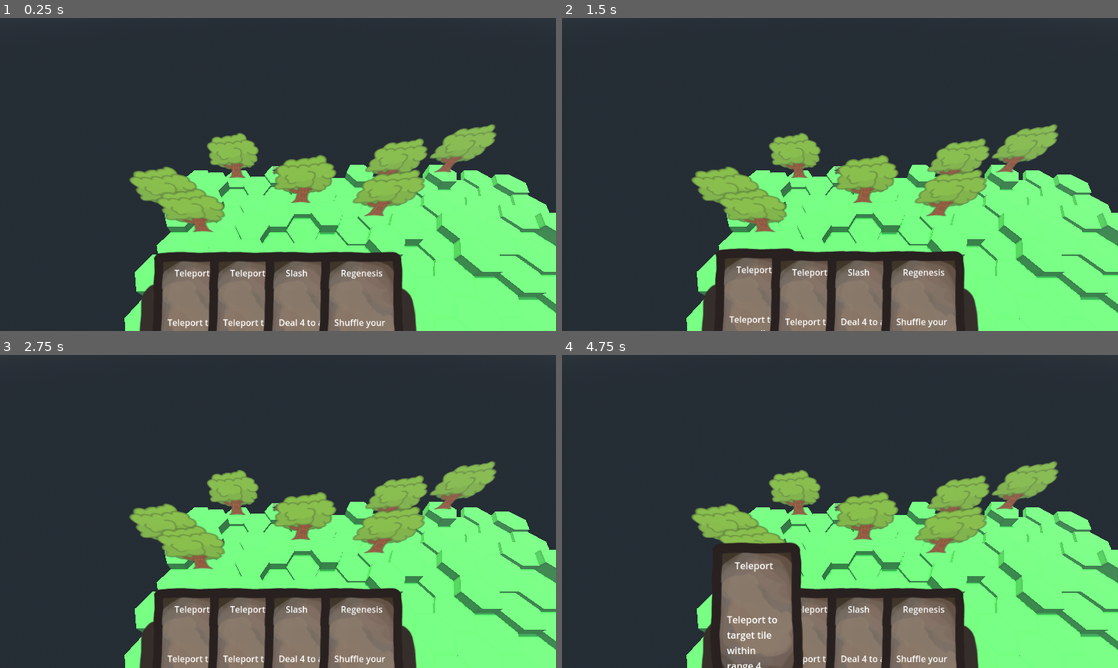
Above: before the commit, frames 1-4 (two rows, left to right).
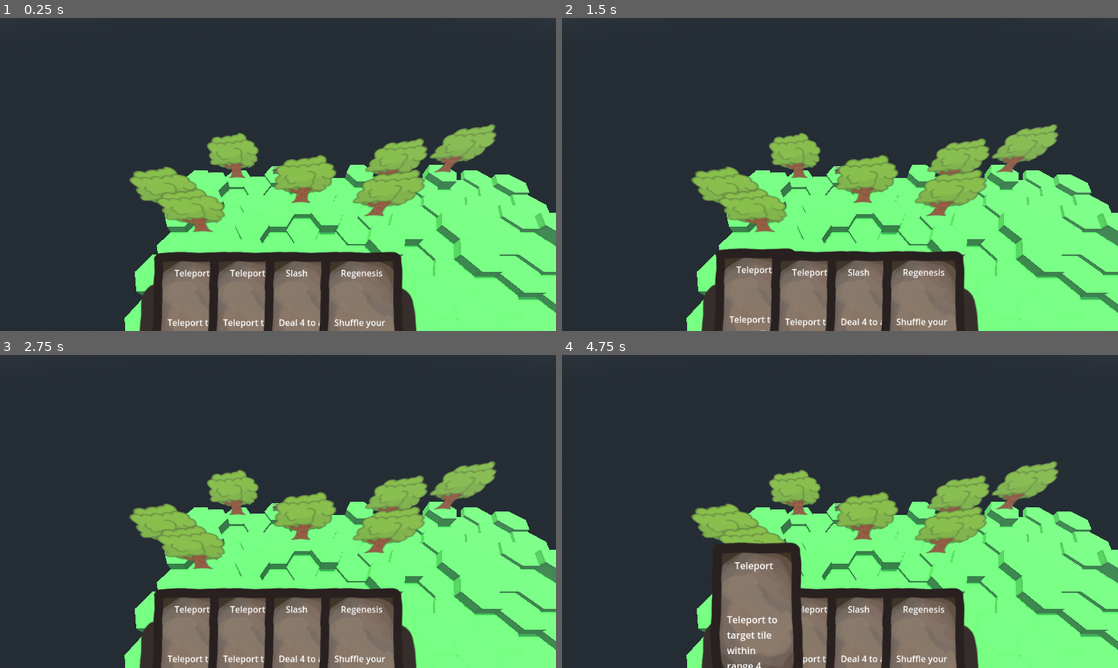
Above: after the commit, the same moments.

Repository: Boyquotes/nomad-realms-expeditions
Game: Godot game, scene res://NREGameContext.tscn
Same seed, same stepped clock (60 frames per second), same inputs: the game is played once before the commit and once after it.
Inputs (mouse positions are in pixels of both pictures, inside the frame that each line leads up to):
- Up to frame 1 (0.25 s): no input
- Up to frame 2 (1.5 s): drag from (840, 136) to (756, 315) at 0.52 s; drag from (728, 190) to (840, 136) at 1.27 s
- Up to frame 3 (2.75 s): tap Enter at 2 s; move the mouse to (333, 442) at 2.02 s; hold Middle mouse button (rotate_camera) from 2.03 s (still down); click (333, 442) at 2.3 s
- Up to frame 4 (4.75 s): release Middle mouse button (rotate_camera) at 2.75 s; tap Space at 2.75, 4.25 s; drag from (812, 574) to (840, 489) at 2.77 s; tap Enter at 3.5 s; move the mouse to (1006, 558) at 3.52 s; click (1006, 558) at 3.6 s; drag from (673, 464) to (756, 652) at 4.27 s

The runs differ from the first frame. In frame 1, less than 0.1% of the frame differs, in the area x 24-96%, y 54-97%; in frame 2, less than 0.1%; in frame 3, less than 0.1%; in frame 4, less than 0.1%.

Commit message:
Working Teleport card WOOHOO
YEEEEEEEEEEEE

Diff:
--- a/CameraPivot.gd
+++ b/CameraPivot.gd
@@ -1,6 +1,6 @@
 extends Marker3D
 
-@export var lerpSpeed: = 0.5
+@export var lerpSpeed: = .8
 
 @onready var nomad: Node3D = $"../Actors/Nomad"
 @onready var camera_target: Node3D = $"../Actors/Nomad/CameraTargetPivot/CameraTarget"
@@ -14,4 +14,5 @@
 	var target_pos: Vector3 = camera_target.global_position
 	position = position + (target_pos - position) * lerpSpeed
 
-	self.look_at(nomad.position, Vector3.UP)
+#	look_at(nomad.position, Vector3.UP)
+	rotation = Quaternion(basis).slerp(Quaternion(camera_target.global_transform.basis), .9).get_euler()
--- a/NREGameContext.tscn
+++ b/NREGameContext.tscn
@@ -1,9 +1,9 @@
-[gd_scene load_steps=12 format=3 uid="uid://dvddrb7wicypc"]
+[gd_scene load_steps=12 format=3 uid="uid://c0ccy8ngiejfv"]
 
 [ext_resource type="PackedScene" path="res://GameVisuals/GameVisuals.tscn" id="1"]
-[ext_resource type="Script" path="res://GameInput.gd" id="2"]
 [ext_resource type="Script" path="res://Scenes/GameLogic/NREGameLogic.gd" id="2_diqnx"]
 [ext_resource type="Script" path="res://CameraPivot.gd" id="4"]
+[ext_resource type="Script" path="res://Scenes/GameInput/GameInput.gd" id="4_wbtp8"]
 [ext_resource type="PackedScene" uid="uid://cbgwjkw8ydunf" path="res://Scenes/UI/UICardDashboard.tscn" id="5"]
 [ext_resource type="PackedScene" uid="uid://dv04weg4eqxb0" path="res://Scenes/Map/WorldMap.tscn" id="6"]
 [ext_resource type="PackedScene" uid="uid://drglmfxxc6dk8" path="res://Scenes/Model/GameObject/Nomad.tscn" id="7"]
@@ -32,7 +32,7 @@
 [node name="GameVisuals" parent="." instance=ExtResource("1")]
 
 [node name="GameInput" type="Node3D" parent="."]
-script = ExtResource("2")
+script = ExtResource("4_wbtp8")
 
 [node name="UICardDashboard" parent="." instance=ExtResource("5")]
 
--- a/GameInput.gd
+++ b/Scenes/GameInput/GameInput.gd
@@ -5,11 +5,13 @@
 var ui_card_dashboard: UICardDashBoard
 
 var camera: Camera3D
-var card_target
+var card_target: GameObject
+var nomad: Nomad
 
 func init(context_queues: ContextQueues) -> void:
 	ui_card_dashboard = $"../UICardDashboard"
 	camera = $"../CameraPivot/Camera3D"
+	nomad = $"../Actors/Nomad"
 
 func _unhandled_input(event: InputEvent) -> void:
 	if card_looking_for_target == null:
@@ -46,8 +48,10 @@
 
 func detect_card_play():
 	if Input.is_action_just_released("interact"):
+		var card: = card_looking_for_target.card
 		print("You just played a card: ", card_looking_for_target.card.name, \
-			" on ", card_target)
+			" on ", card_target, " Expression: ", card.effect.expression.name())
+		card.effect.expression.handle(nomad, card_target)
 		card_target.highlighted = false
 		card_target = null
 		card_looking_for_target.free()
--- a/Scenes/Map/Tile.gd
+++ b/Scenes/Map/Tile.gd
@@ -1,4 +1,4 @@
-extends Node3D
+extends GameObject
 class_name Tile
 
 @export var highlight_material: Material
@@ -7,21 +7,15 @@
 const TILE_MAX_HEIGHT: = 5
 const TILE_HEIGHT_SCALE: = 0.2
 
-var coordinates: Vector2
 var height: int
 var highlighted: = false : set = set_highlighted
 
 @onready var hexagon: MeshInstance3D = $Hexagon
 
 func initialize(x: int, z: int, color: Color) -> void:
-	coordinates = Vector2(x, z)
-	position.x = 1.5 * x
+	self.coordinates = Vector2i(x, z)
 	height = randi() % TILE_MAX_HEIGHT + 1
-#	height = 1
 	scale.y = height * TILE_HEIGHT_SCALE
-	position.z = sqrt(3) * z
-	if x % 2 == 1:
-		position.z += sqrt(3) * 0.5
 
 #	set_color(Color(0, 1, 0))
 
--- a/Scenes/Model/Card/CardDashboard.gd
+++ b/Scenes/Model/Card/CardDashboard.gd
@@ -1,6 +1,6 @@
 extends Object
 class_name CardDashboard
 
-var deck: Array[GameCard] = []
-var hand: Array[GameCard] = []
-var discard: Array[GameCard] = []
+var deck: Array = []
+var hand: Array = []
+var discard: Array = []
--- a/Scenes/Model/Card/Expression/CardExpression.gd
+++ b/Scenes/Model/Card/Expression/CardExpression.gd
@@ -1,5 +1,8 @@
 extends Object
 class_name CardExpression
 
-func handle(_playerId: int, _targetId: int, _state: GameState):
+func handle(_player: CardPlayer, _target: GameObject):
 	pass
+
+func name() -> String:
+	return "Hi"
--- a/Scenes/Model/Card/Expression/MeleeDamageExpression.gd
+++ b/Scenes/Model/Card/Expression/MeleeDamageExpression.gd
@@ -6,6 +6,6 @@
 func _init(num: int):
 	self.num = num
 
-func handle(playerId: int, targetId: int, state: GameState):
+func handle(_player: CardPlayer, _target: GameObject):
 	# new MeleeDamageEvent(playerID, targetId.as(HealthActorId.class), num)
 	pass
--- /dev/null
+++ b/Scenes/Model/Card/Expression/TeleportExpression.gd
@@ -0,0 +1,8 @@
+extends CardExpression
+class_name TeleportExpression
+
+func handle(player: CardPlayer, target: GameObject):
+	print("REEEEE")
+	var tile: = target as Tile
+	player.coordinates = tile.coordinates
+	player.position.y = tile.scale.y
--- a/Scenes/Model/Card/GameCards.gd
+++ b/Scenes/Model/Card/GameCards.gd
@@ -7,7 +7,7 @@
 # target_type: int, target_predicate: Callable, expression: CardExpression
 var TELEPORT: = GameCard.new("Teleport", 1, \
 	"Teleport to target tile within range 4", BASIC, \
-	CardEffect.new(0b0001, null, null))
+	CardEffect.new(0b0001, null, TeleportExpression.new()))
 var REGENESIS: = GameCard.new("Regenesis", 10, \
 	"Shuffle your discard into your deck", BASIC, \
 	CardEffect.new(0b0000, null, null))
--- a/Scenes/Model/GameObject/Actor.gd
+++ b/Scenes/Model/GameObject/Actor.gd
@@ -1,4 +1,4 @@
-extends Node3D
+extends GameObject
 class_name Actor
 
 var highlighted: = false : set = set_highlighted
--- a/Scenes/Model/GameObject/CameraTargetPivot.gd
+++ b/Scenes/Model/GameObject/CameraTargetPivot.gd
@@ -5,9 +5,6 @@
 @export var scroll_sensitivity: = 2
 
 @onready var camera_target: Node3D = $CameraTarget
-
-func _ready() -> void:
-	pass # Replace with function body.
 
 func _input(event: InputEvent) -> void:
 	if event is InputEventMouseButton:
--- /dev/null
+++ b/Scenes/Model/GameObject/GameObject.gd
@@ -0,0 +1,12 @@
+extends Node3D
+class_name GameObject
+
+var id: int
+
+var coordinates: Vector2i : set = set_coordinates
+
+func set_coordinates(c: Vector2i) -> void:
+	coordinates = c
+	position.x = 1.5 * c.x
+	# Offset y by half a tile if x is odd
+	position.z = sqrt(3) * c.y + (sqrt(3) * 0.5 * (c.x % 2))
--- a/project.godot
+++ b/project.godot
@@ -9,7 +9,7 @@
 config_version=5
 
 _global_script_classes=[{
-"base": "Node3D",
+"base": "GameObject",
 "class": &"Actor",
 "language": &"GDScript",
 "path": "res://Scenes/Model/GameObject/Actor.gd"
@@ -52,7 +52,7 @@
 "base": "Node3D",
 "class": &"GameInput",
 "language": &"GDScript",
-"path": "res://GameInput.gd"
+"path": "res://Scenes/GameInput/GameInput.gd"
 }, {
 "base": "Node",
 "class": &"GameLogic",
@@ -64,6 +64,11 @@
 "language": &"GDScript",
 "path": "res://Scenes/GameLogic/GameLogicTimer.gd"
 }, {
+"base": "Node3D",
+"class": &"GameObject",
+"language": &"GDScript",
+"path": "res://Scenes/Model/GameObject/GameObject.gd"
+}, {
 "base": "Object",
 "class": &"GameState",
 "language": &"GDScript",
@@ -94,7 +99,12 @@
 "language": &"GDScript",
 "path": "res://Scenes/Model/GameObject/Nomad.gd"
 }, {
-"base": "Node3D",
+"base": "CardExpression",
+"class": &"TeleportExpression",
+"language": &"GDScript",
+"path": "res://Scenes/Model/Card/Expression/TeleportExpression.gd"
+}, {
+"base": "GameObject",
 "class": &"Tile",
 "language": &"GDScript",
 "path": "res://Scenes/Map/Tile.gd"
@@ -136,12 +146,14 @@
 "GameInput": "",
 "GameLogic": "",
 "GameLogicTimer": "",
+"GameObject": "",
 "GameState": "",
 "GameVisuals": "",
 "MeleeDamageExpression": "",
 "NREGameContext": "",
 "NREGameLogic": "",
 "Nomad": "",
+"TeleportExpression": "",
 "Tile": "",
 "TreeActor": "",
 "UICardDashBoard": "",
